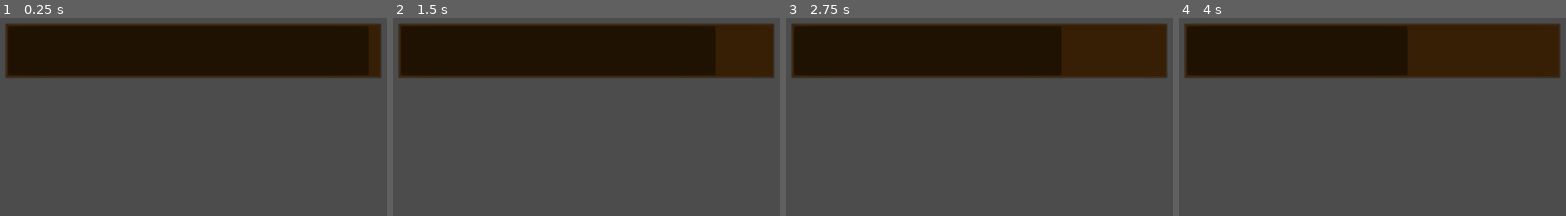
Above: before the commit, frames 1-4 (left to right).
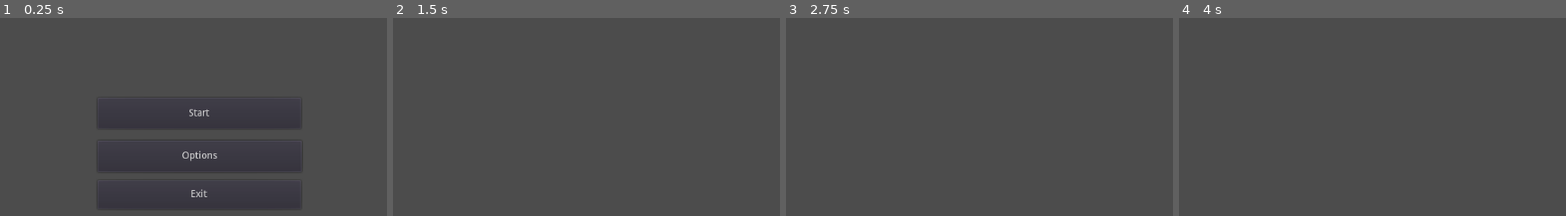
Above: after the commit, the same moments.

Repository: Triggered41/GoGodotJam
Game: Godot game, scene res://menu/mainmenu.tscn
Two runs of this game, one before a commit and one after it. Both use one fixed random seed, a clock stepped at 60 frames per second and the inputs below. Before the commit the project starts from res://progressbar.tscn.
Inputs (mouse positions are in pixels of both pictures, inside the frame that each line leads up to):
- Up to frame 1 (0.25 s): no input
- Up to frame 2 (1.5 s): click (594, 156) at 0.5 s, where only the run after the commit has a clickable "Options"; tap Enter at 1.25 s
- Up to frame 3 (2.75 s): no input
- Up to frame 4 (4 s): no input

The runs differ from the first frame. In frame 1, 27% of the frame differs, in the area x 1-99%, y 3-96%; in frame 2, 26%; in frame 3, 26%; in frame 4, 26%.

Commit message:
main menu created

Diff:
--- /dev/null
+++ b/menu/mainmenu.tscn
@@ -0,0 +1,60 @@
+[gd_scene load_steps=3 format=2]
+
+[ext_resource path="res://menu/menuscript.gd" type="Script" id=1]
+[ext_resource path="res://progressbar.tscn" type="PackedScene" id=2]
+
+[node name="menu" type="Control"]
+anchor_right = 1.0
+anchor_bottom = 1.0
+script = ExtResource( 1 )
+__meta__ = {
+"_edit_use_anchors_": false
+}
+Main_Screen = ExtResource( 2 )
+
+[node name="start" type="Button" parent="."]
+anchor_left = 0.5
+anchor_top = 0.5
+anchor_right = 0.5
+anchor_bottom = 0.5
+margin_left = -145.0
+margin_top = -83.0
+margin_right = 145.0
+margin_bottom = -39.0
+text = "Start"
+__meta__ = {
+"_edit_use_anchors_": false
+}
+
+[node name="options" type="Button" parent="."]
+anchor_left = 0.5
+anchor_top = 0.5
+anchor_right = 0.5
+anchor_bottom = 0.5
+margin_left = -145.5
+margin_top = -22.5
+margin_right = 145.5
+margin_bottom = 22.5
+text = "Options"
+__meta__ = {
+"_edit_use_anchors_": false
+}
+
+[node name="exit" type="Button" parent="."]
+anchor_left = 0.5
+anchor_top = 0.5
+anchor_right = 0.5
+anchor_bottom = 0.5
+margin_left = -145.0
+margin_top = 35.0
+margin_right = 145.0
+margin_bottom = 76.0
+size_flags_horizontal = 3
+text = "Exit"
+__meta__ = {
+"_edit_use_anchors_": false
+}
+
+[connection signal="button_up" from="start" to="." method="_on_start_button_up"]
+[connection signal="button_up" from="options" to="." method="_on_options_button_up"]
+[connection signal="button_up" from="exit" to="." method="_on_exit_button_up"]
--- /dev/null
+++ b/menu/menuscript.gd
@@ -0,0 +1,18 @@
+extends Control
+export var Main_Screen:PackedScene
+export var Options_Screen:PackedScene
+
+func _ready():
+	pass
+
+
+func _on_start_button_up():
+	get_tree().change_scene_to(Main_Screen)
+
+
+func _on_options_button_up():
+	get_tree().change_scene_to(Options_Screen)
+
+
+func _on_exit_button_up():
+	get_tree().quit()
--- a/project.godot
+++ b/project.godot
@@ -11,7 +11,7 @@
 [application]
 
 config/name="Go Godot Jam"
-run/main_scene="res://progressbar.tscn"
+run/main_scene="res://menu/mainmenu.tscn"
 config/icon="res://icon.png"
 
 [physics]
